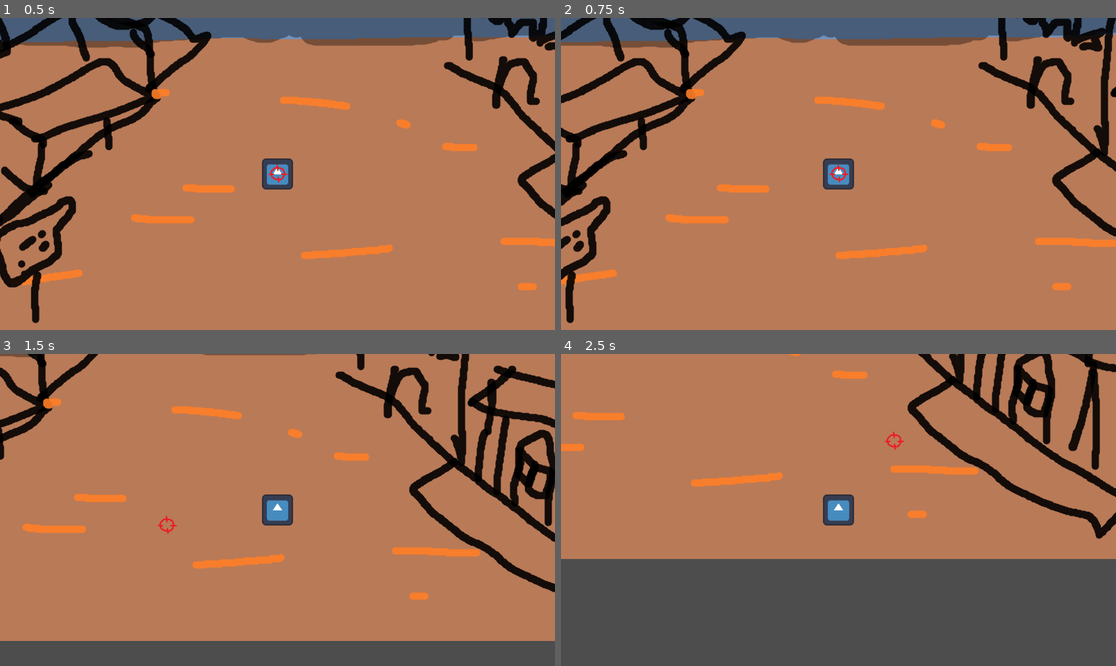
Above: before the commit, frames 1-4 (two rows, left to right).
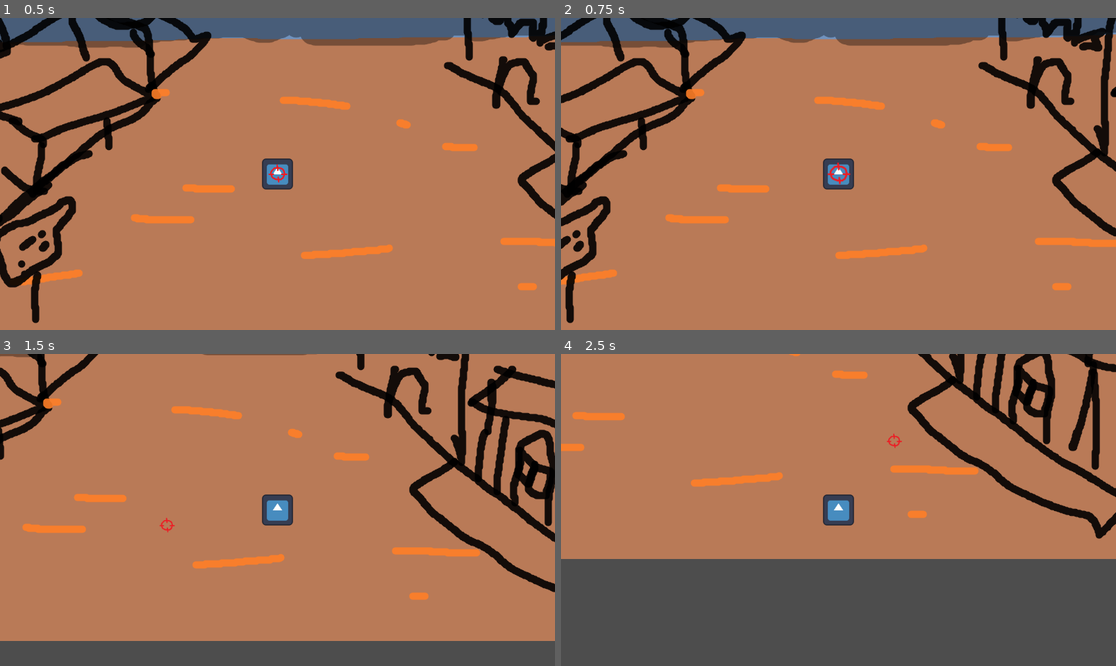
Above: after the commit, the same moments.

Repository: Niimphu/quickdraw
Game: Godot game, scene res://test.tscn
Two runs of this game, one before a commit and one after it. Both use one fixed random seed, a clock stepped at 60 frames per second and the inputs below. The engine's default icon, where the game draws it, is replaced by a stand-in: a white triangle on a blue panel in a dark square.
Inputs (mouse positions are in pixels of both pictures, inside the frame that each line leads up to):
- Up to frame 1 (0.5 s): no input
- Up to frame 2 (0.75 s): tap Enter at 0.5 s; hold D (right) from 0.53 s (still down); hold Mouse wheel down (scroll_down, bound only after the commit) from 0.53 s (still down)
- Up to frame 3 (1.5 s): tap Mouse wheel up (scroll_up, bound only after the commit) at 0.8, 1.35 s; move the mouse to (166, 525) at 1.27 s; release D (right) at 1.28 s; release Mouse wheel down (scroll_down, bound only after the commit) at 1.28 s; hold S (down) from 1.28 s (still down)
- Up to frame 4 (2.5 s): tap Mouse wheel down (scroll_down, bound only after the commit) at 1.55 s; move the mouse to (894, 441) at 2.02 s; release S (down) at 2.03 s; press the mouse at (894, 441) at 2.03 s; hold D (right) from 2.03 s (still down); tap Mouse wheel up (scroll_up, bound only after the commit) at 2.3 s

Frame 1 is identical in both runs. In frame 2, 0.1% of the frame differs, in the area x 47-53%, y 46-54%; in frame 3, less than 0.1%; in frame 4, less than 0.1%.

Commit message:
reticle changes size based on accuracy

Diff:
--- /dev/null
+++ b/event_bus.gd
@@ -0,0 +1,3 @@
+extends Node
+
+signal accuracy_modifier_changed(value: float)
--- a/player.gd
+++ b/player.gd
@@ -6,6 +6,7 @@
 var speed := 300
 var accuracy := 11
 var accuracy_modifier := 1.0
+var min_accuracy_modifier := 0.5
 var holstered:= false
 
 
@@ -21,6 +22,17 @@
 		Gun.shoot(global_position, get_bullet_direction())
 	if event.is_action_pressed("reload"):
 		Gun.reload()
+	if event.is_action_pressed("scroll_up"):
+		change_accuracy_modifier(-0.2)
+	if event.is_action_pressed("scroll_down"):
+		change_accuracy_modifier(0.2)
+
+
+func change_accuracy_modifier(amount: float) -> void:
+	accuracy_modifier += amount
+	if accuracy_modifier < 0.5:
+		accuracy_modifier = 0.5
+	EventBus.accuracy_modifier_changed.emit(accuracy_modifier)
 
 
 func get_bullet_direction() -> Vector2:
--- a/project.godot
+++ b/project.godot
@@ -14,6 +14,10 @@
 run/main_scene="uid://c8o5hglyrqqqb"
 config/features=PackedStringArray("4.6", "GL Compatibility")
 config/icon="res://icon.svg"
+
+[autoload]
+
+EventBus="*uid://443dqgiycly5"
 
 [input]
 
@@ -47,6 +51,16 @@
 "events": [Object(InputEventKey,"resource_local_to_scene":false,"resource_name":"","device":-1,"window_id":0,"alt_press …(192 unchanged characters)…
 ]
 }
+scroll_up={
+"deadzone": 0.2,
+"events": [Object(InputEventMouseButton,"resource_local_to_scene":false,"resource_name":"","device":-1,"window_id":0,"alt_pressed":false,"shift_pressed":false,"ctrl_pressed":false,"meta_pressed":false,"button_mask":8,"position":Vector2(425, 27),"global_position":Vector2(434, 75),"factor":1.0,"button_index":4,"canceled":false,"pressed":true,"double_click":false,"script":null)
+]
+}
+scroll_down={
+"deadzone": 0.2,
+"events": [Object(InputEventMouseButton,"resource_local_to_scene":false,"resource_name":"","device":-1,"window_id":0,"alt_pressed":false,"shift_pressed":false,"ctrl_pressed":false,"meta_pressed":false,"button_mask":16,"position":Vector2(139, 7),"global_position":Vector2(148, 55),"factor":1.0,"button_index":5,"canceled":false,"pressed":true,"double_click":false,"script":null)
+]
+}
 
 [physics]
 
--- a/reticle.gd
+++ b/reticle.gd
@@ -1,4 +1,13 @@
 extends TextureRect
+
+
+func _ready() -> void:
+	EventBus.accuracy_modifier_changed.connect(_on_accuracy_modifier_changed)
+
 
 func _physics_process(_delta: float) -> void:
 	position = get_viewport().get_mouse_position() - (size * scale / 2)
+
+
+func _on_accuracy_modifier_changed(value: float) -> void:
+	scale = Vector2(value, value)
Not shown, added: event_bus.gd.uid
